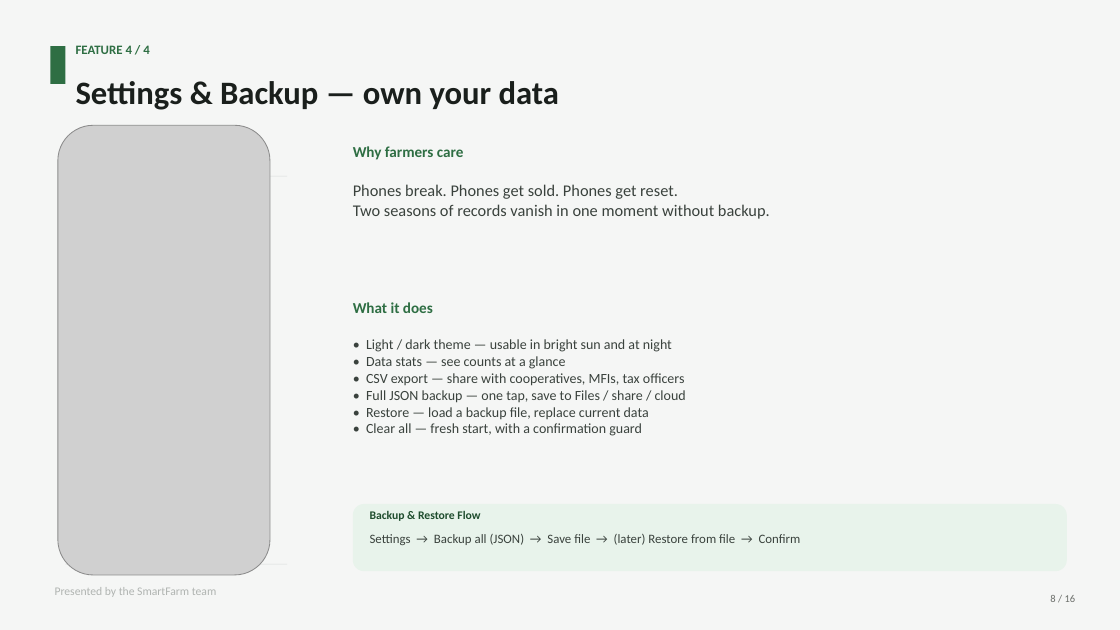
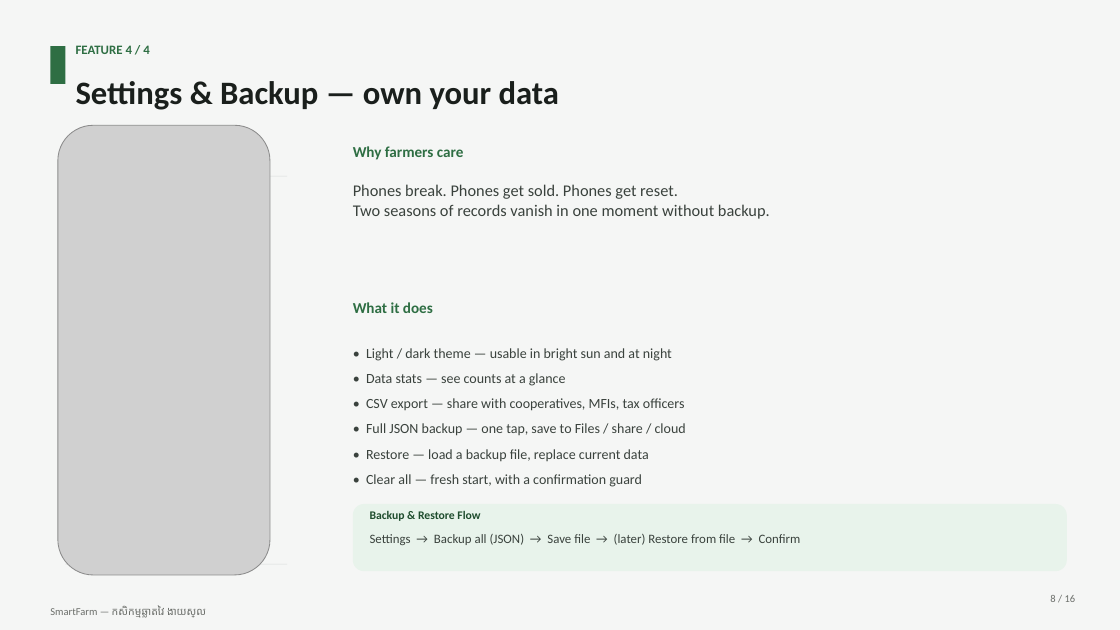
Before and after one commit to NemSothea/smartfarmdemo, a slide deck: slide 8 of SmartFarm-Pitch.pptx. Drawn at 1120x630 pixels with LibreOffice and Linux fonts; fonts in the diff are those of the drawing; grey boxes stand for pictures. Boxes give left, top, right and bottom in pixels: in the first picture for what was removed or moved away, otherwise in the second. Text is boxed around its words. In the diff, an @@ line names an element or a change of style, - is before the commit and + after.

```diff
--- a/SmartFarm-Pitch.pptx
+++ b/SmartFarm-Pitch.pptx
@@ text "• Light / dark theme ..." at [366,348,686,487]: line spacing 1 to 1.5 @@
@@ text removed at [55,587,216,597] @@
-Presented by the SmartFarm team
@@ text added at [50,605,206,618], 9 pt, text #6B6E6A @@
+SmartFarm — កសិកម្មឆ្លាតវៃ ងាយស្រួល
```
Also in this commit, not shown: 12 other slides changed, 1 other file.
